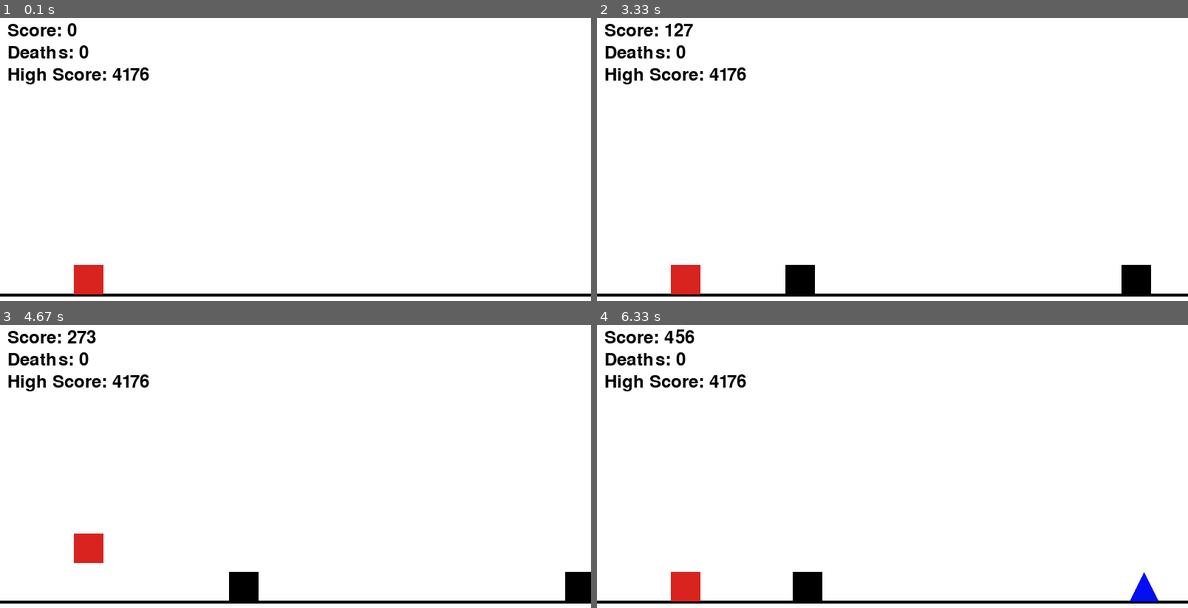
Above: before the commit, frames 1-4 (two rows, left to right).
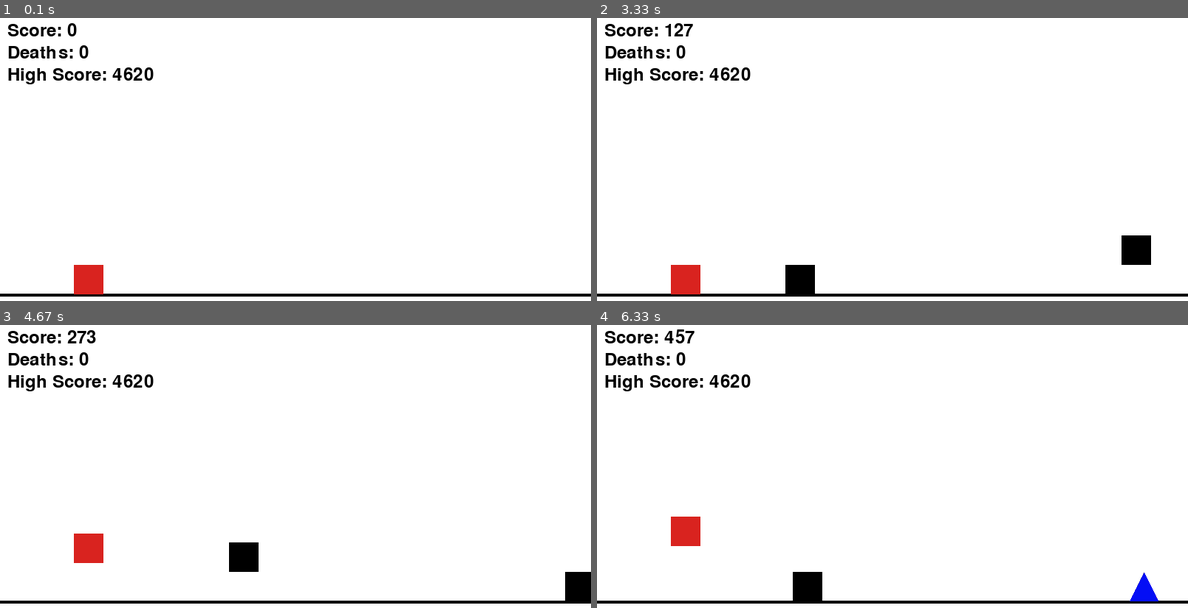
Above: after the commit, the same moments.

Repository: 9h8y649q5w-netizen/Pygame-internal
Game: pygame game, started from Impossible-Dash.py
Same seed, same stepped clock (60 frames per second), same inputs: the game is played once before the commit and once after it.
Inputs:
- Up to frame 1 (0.1 s): no input
- Up to frame 2 (3.33 s): tap Space at 0.33, 0.73, 1.03, 1.23, 1.57, 1.87, 2.07, 2.37, 2.63 s
- Up to frame 3 (4.67 s): tap Space at 3.4, 3.8, 4.1 s
- Up to frame 4 (6.33 s): tap Space at 4.87, 5.17, 5.37, 5.67, 6.2 s

The runs differ from the first frame. In frame 1, 0.2% of the frame differs, in the area x 20-26%, y 17-23%; in frame 2, 1.2%; in frame 3, 1.2%; in frame 4, 1.3%, in the area x 12-26%, y 1-98%.

Commit message:
added a function that can change the hight of the Obstacle

Diff:
--- a/Impossible-Dash.py
+++ b/Impossible-Dash.py
@@ -74,11 +74,12 @@
 
 """this difinds a class that will help us create levels."""
 class LevelItem:
-    def __init__(self, length = 1, speed = 1, obstacle = None, height = 1):
+    def __init__(self, length = 1, speed = 1, obstacle = None, height_scale = 1):
         self.length = length
         self.speed = speed
         self.obstacle = obstacle
-        self.height = height
+        self.height_scale = height_scale
+
 
 # =====================
 # Player Class
@@ -125,18 +126,20 @@
 
 # =====================
 class Obstacle:
-    def __init__(self):
+    def __init__(self, height_scale = 1):
         self.type = "Platform"
         self.width = 40
         self.height = 40
+        self.height_scale = height_scale
+        self.image = pygame.transform.scale(pygame.image.load("assets/Object.png"), (self.width, self.height))
+
         self.x = WIDTH
-        self.y = GROUND_Y - self.height
-        self.image = pygame.transform.scale(pygame.image.load("assets/Object.png"), (self.width, self.height))
+        self.y = GROUND_Y - (self.height * self.height_scale)
+
         self.speed = 5
 
     def reset(self):
         self.x = WIDTH
-       # self.y = GROUND_Y - self.height
 
     def update(self):
         self.x -= self.speed
@@ -153,7 +156,7 @@
 """this definds an kill object which if the player tuches it the user will die."""
 
 class KillObject(Obstacle):
-    def __init__(self):
+    def __init__(self, height_scale = 1):
         super().__init__()
 
         self.type = "KillObject"
@@ -169,7 +172,7 @@
         self.height = 30
 
         # FORCE correct ground alignment
-        self.y = GROUND_Y - self.height - 10
+        self.y = GROUND_Y - (self.height * self.height_scale) - 10
 
 
 
@@ -205,15 +208,15 @@
     obstacles = []
 
     level = []
-    level.append(LevelItem(1, 1,Obstacle, 1))
-    level.append(LevelItem(1, 1,Obstacle, 1))
-    level.append(LevelItem(1, 1,Obstacle, 1))
-    level.append(LevelItem(1, 1,KillObject, 1))
-    level.append(LevelItem(1, 1,Obstacle, 1))
-    level.append(LevelItem(1, 1,Obstacle, 1))
-    level.append(LevelItem(1, 1,Obstacle, 1))
-    level.append(LevelItem(1, 1,KillObject, 1))
-    level.append(LevelItem(1, 1,KillObject, 1))
+    level.append(LevelItem(1, 1, Obstacle, 1))
+    level.append(LevelItem(1, 1, Obstacle, 2))
+    level.append(LevelItem(1, 1, Obstacle, 1))
+    level.append(LevelItem(1, 1, KillObject, 1))
+    level.append(LevelItem(1, 1, Obstacle, 1))
+    level.append(LevelItem(1, 1, Obstacle, 1))
+    level.append(LevelItem(1, 1, Obstacle, 1))
+    level.append(LevelItem(1, 1, KillObject, 1))
+    level.append(LevelItem(1, 1, KillObject, 1))
 
     high_scores = load_high_scores()
 
@@ -255,7 +258,7 @@
                 if current_timer < 10:  # Prevent timer from going too low
                     current_timer = 10
 
-            obstacle = level[level_index].obstacle()  # Create obstacle based on current level item
+            obstacle = level[level_index].obstacle(level[level_index].height_scale)  # Create obstacle based on current level item
             obstacle.reset()  # Reset obstacle position
             obstacles.append(obstacle)  # Spawn obstacle from lev
 
--- a/highscores.json
+++ b/highscores.json
@@ -1,12 +1,12 @@
 [
+  4620,
   4176,
   3605,
   2627,
   2467,
   2373,
   2221,
+  1980,
   1967,
-  1477,
-  1431,
-  1376
+  1501
 ]
